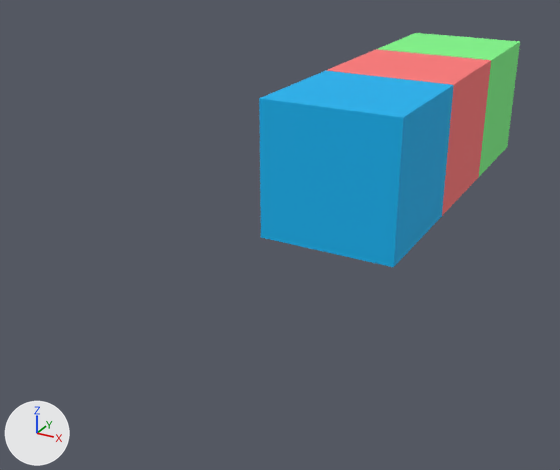
A saved change to the FBX model TestMesh/boxThreeMeshes.fbx.
One viewpoint serves both versions: a 50 mm camera at (2.05, -4.85, 2.23) aimed at (-0.38, -0.44, 0.02). Arrows for +X, +Y and +Z are at lower left; the lights stay in place. Where no turn or scale is listed for an object, it has been applied to the vertices.
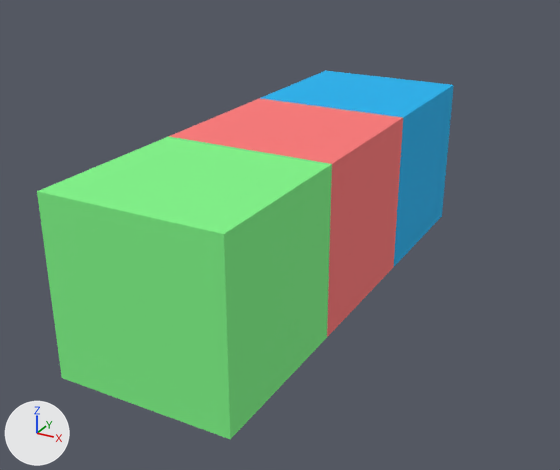
Where the change shows, as pixel boxes [x1, y1, x2, y2] in the pictures (560 x 470 px):
'box_003', moved
    before: [377, 33, 520, 176]
    after: [37, 136, 332, 439]
'box_002', moved
    before: [325, 49, 491, 215]
    after: [169, 98, 403, 337]
'box_001', unchanged, covered by the edit
    before: [259, 71, 454, 267]
    after: [261, 71, 454, 266]

Patch to the scene script:
```diff
--- a/TestMesh/boxThreeMeshes.fbx.py
+++ b/TestMesh/boxThreeMeshes.fbx.py
@@ me_mesh_001 @@
 me_mesh_001.from_pydata(...)  # 8 vertices, 6 faces; spans x -0.5..0.5, y 0.0..1.0, z 0.0..1.0
 # used by ob_box_002; location = (0.0, 0.5, 0.002)
+# me_mesh_001 part 1: the whole mesh is moved by (0.0, -1.0, 0.0)
 me_mesh_001.materials.append(mat_02___default)
@@ me_mesh_002 @@
 me_mesh_002.from_pydata(...)  # 8 vertices, 6 faces; spans x -0.5..0.5, y 0.0..1.0, z 0.0..1.0
 # used by ob_box_003; location = (0.0, 1.5, 0.002)
+# me_mesh_002 part 2: the whole mesh is moved by (0.0, -0.995, 0.0)
 me_mesh_002.materials.append(mat_03___default)
@@ ob_box_002 @@
 ob_box_002 = bpy.data.objects.new('box_002', me_mesh_001)
-ob_box_002.location = (0.0, 0.5, 0.002)
+ob_box_002.location = (0.0, -0.5, 0.0)
@@ ob_box_003 @@
 ob_box_003 = bpy.data.objects.new('box_003', me_mesh_002)
-ob_box_003.location = (0.0, 1.5, 0.002)
+ob_box_003.location = (0.0, -1.5, 0.0)
```
